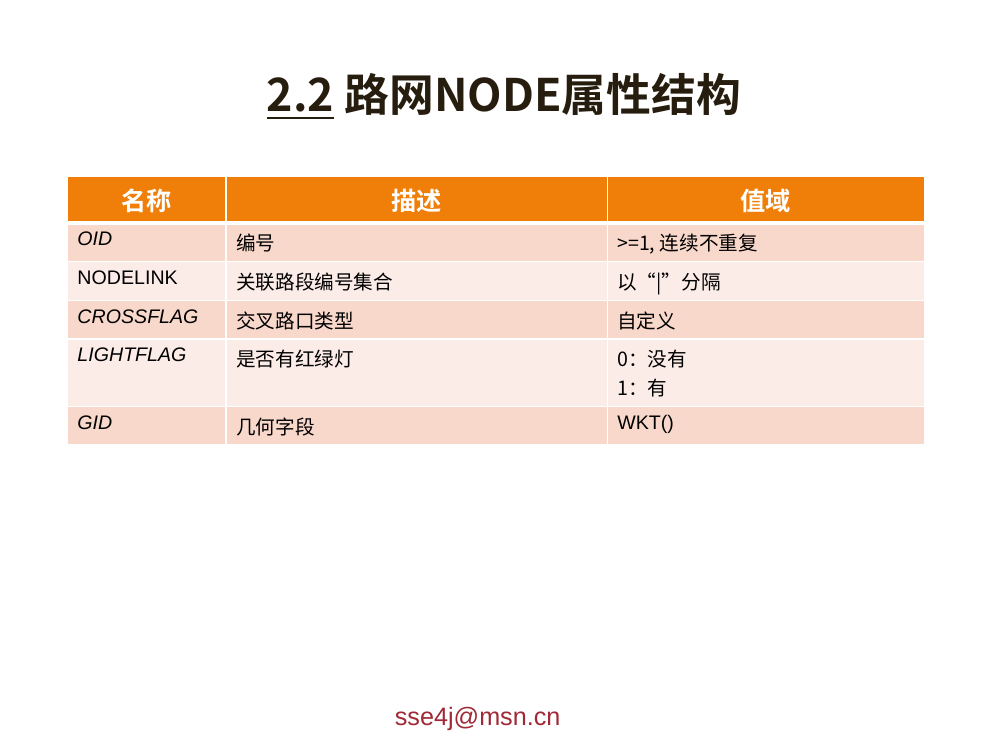
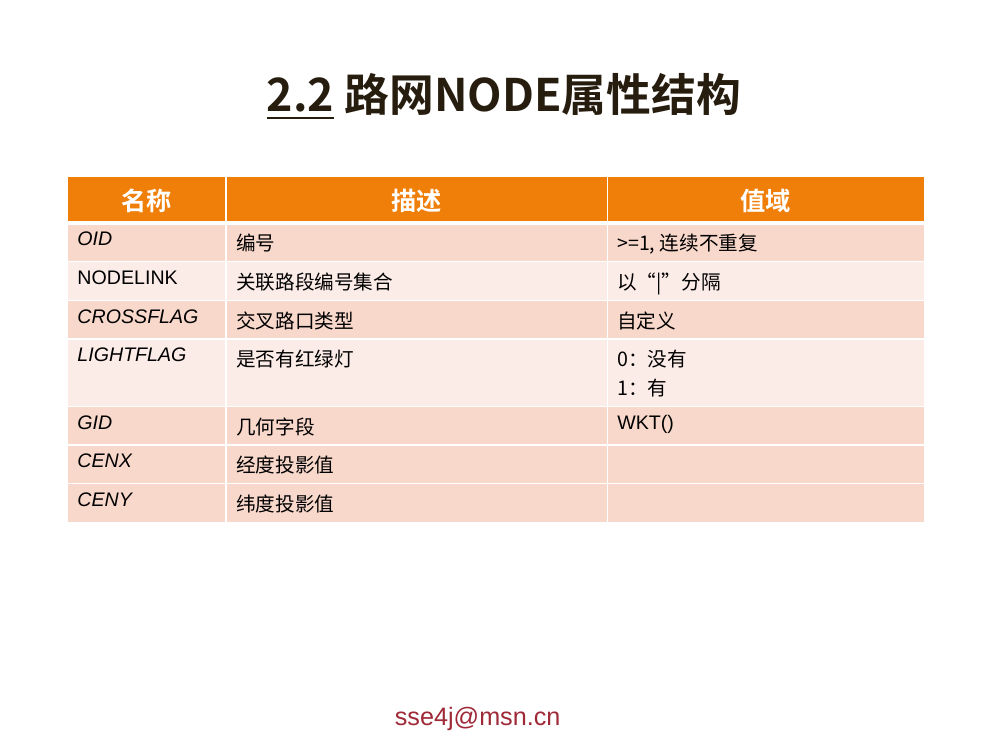
Before and after one commit to giszh86/sse4j, a slide deck: slide 8 of doc/sse4jt.pptx. Drawn at 1008x756 pixels with LibreOffice and Linux fonts; fonts in the diff are those of the drawing; background and template pictures are left out. Boxes give left, top, right and bottom in pixels: in the first picture for what was removed or moved away, otherwise in the second. Text is boxed around its words. In the diff, an @@ line names an element or a change of style, - is before the commit and + after.

```diff
--- a/doc/sse4jt.pptx
+++ b/doc/sse4jt.pptx
@@ table at <box>68,176,924,517</box> @@
+row 7: CENX | 经度投影值 | 
+row 8: CENY | 纬度投影值 | 
```
Also in this commit, not shown: 4 other slides changed.
